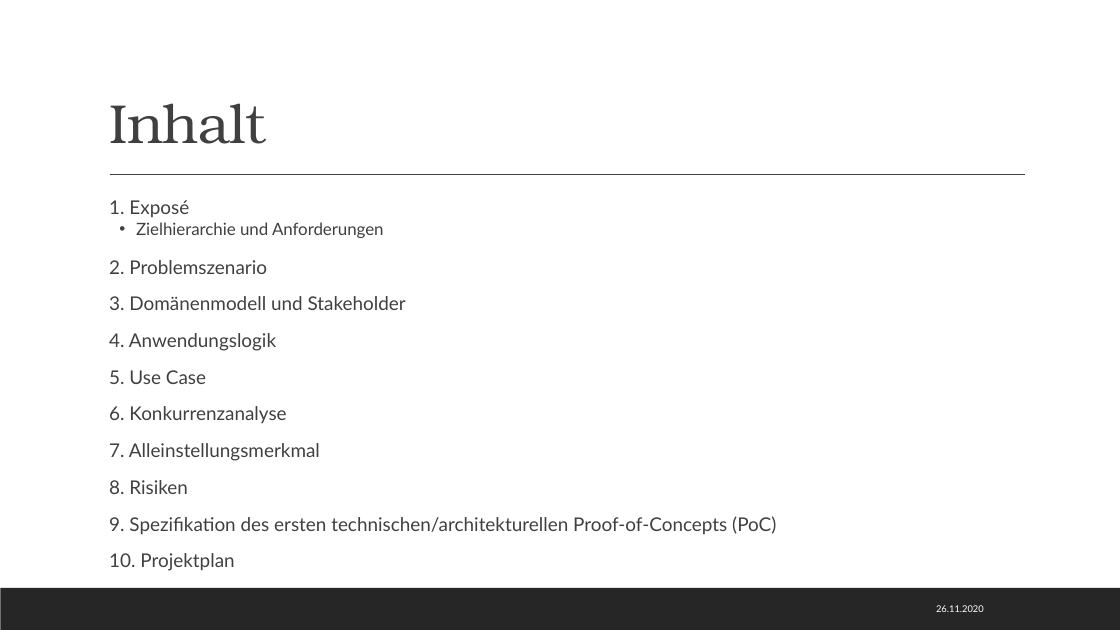
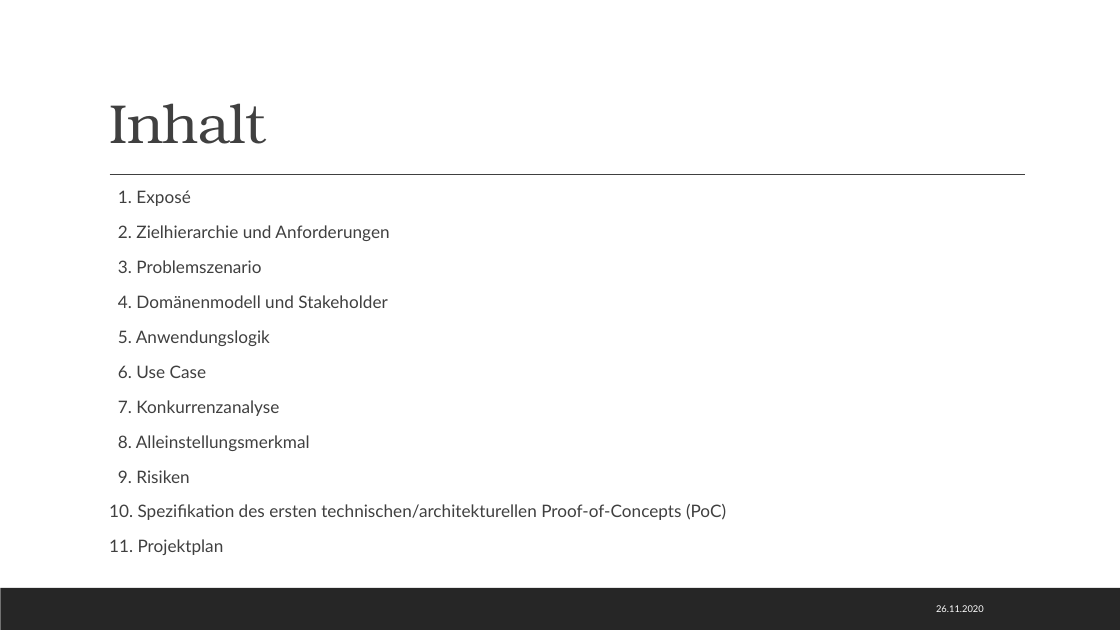
Before and after one commit to Kplacken/EPWS2020SerttasPlackenhohn, a slide deck: slide 3 of Audit 1/WS2020_SerttasPlackenhohn_Audit1.pptx. Drawn at 1120x630 pixels with LibreOffice and Linux fonts; fonts in the diff are those of the drawing. Boxes give left, top, right and bottom in pixels: in the first picture for what was removed or moved away, otherwise in the second. Text is boxed around its words. In the diff, an @@ line names an element or a change of style, - is before the commit and + after.

```diff
--- a/Audit 1/WS2020_SerttasPlackenhohn_Audit1.pptx
+++ b/Audit 1/WS2020_SerttasPlackenhohn_Audit1.pptx
@@ text "1. Exposé": place and size @@
-text "1. Exposé" at <box>109,200,776,571</box>
+text "1. Exposé" at <box>109,190,726,555</box>
@@ text at <box>118,190,190,206</box>: size 16.1 to 14.7 pt in "1. Exposé" @@
@@ text at <box>109,225,726,555</box>: text changed; size 16.1 to 14.7 pt @@
-  • Zielhierarchie und Anforderungen
-  2. Problemszenario
-  3. Domänenmodell und Stakeholder
-  4. Anwendungslogik
-  5. Use Case
-  6. Konkurrenzanalyse
-  7. Alleinstellungsmerkmal
-  8. Risiken
-  9. Spezifikation des ersten technischen/architekturellen Proof-of-Concepts (PoC)
-  10. Projektplan
+  2. Zielhierarchie und Anforderungen
+  3. Problemszenario
+  4. Domänenmodell und Stakeholder
+  5. Anwendungslogik
+  6. Use Case
+  7. Konkurrenzanalyse
+  8. Alleinstellungsmerkmal
+  9. Risiken
+  10. Spezifikation des ersten technischen/architekturellen Proof-of-Concepts (PoC)
+  11. Projektplan
```
Also in this commit, not shown: 6 other slides changed.
